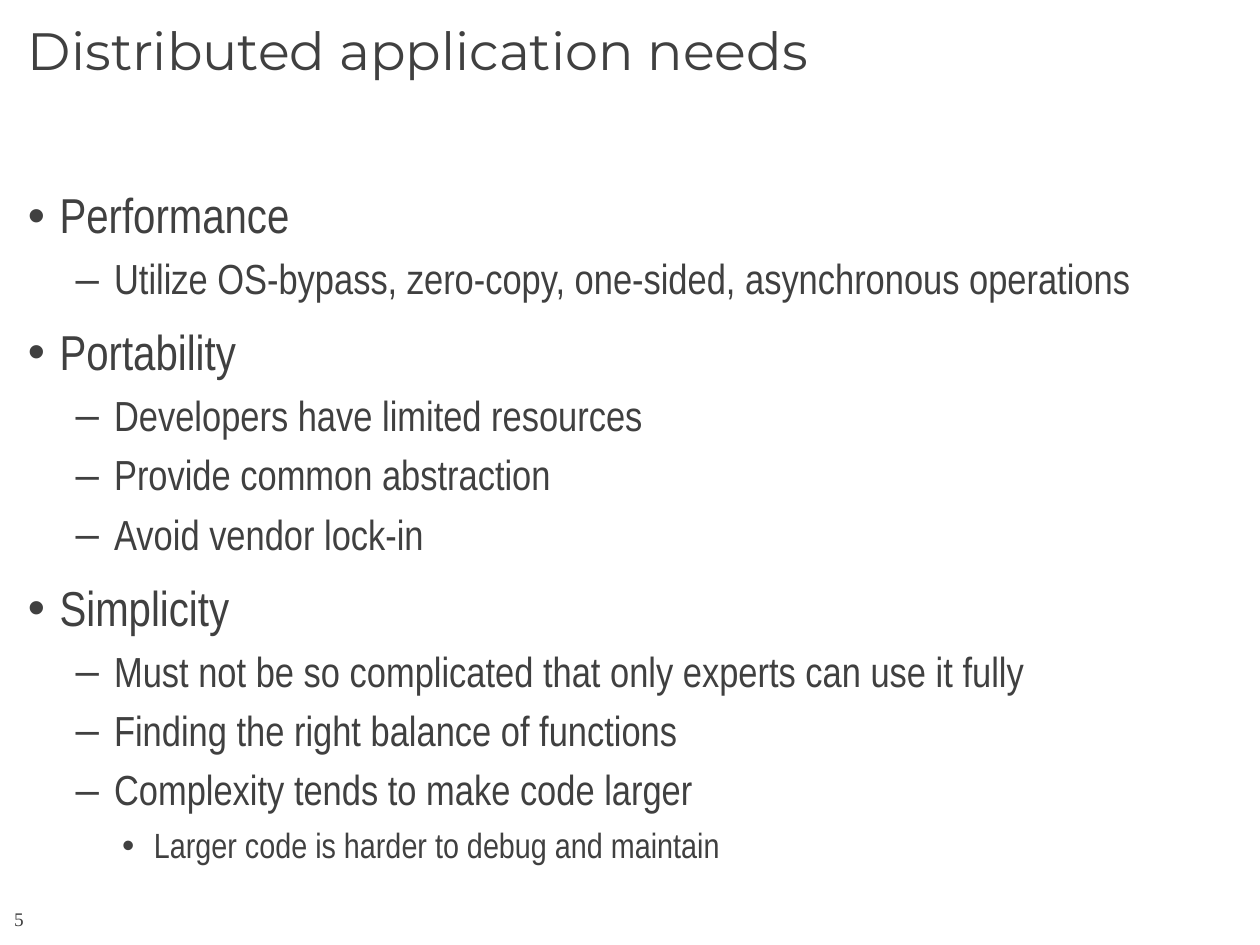
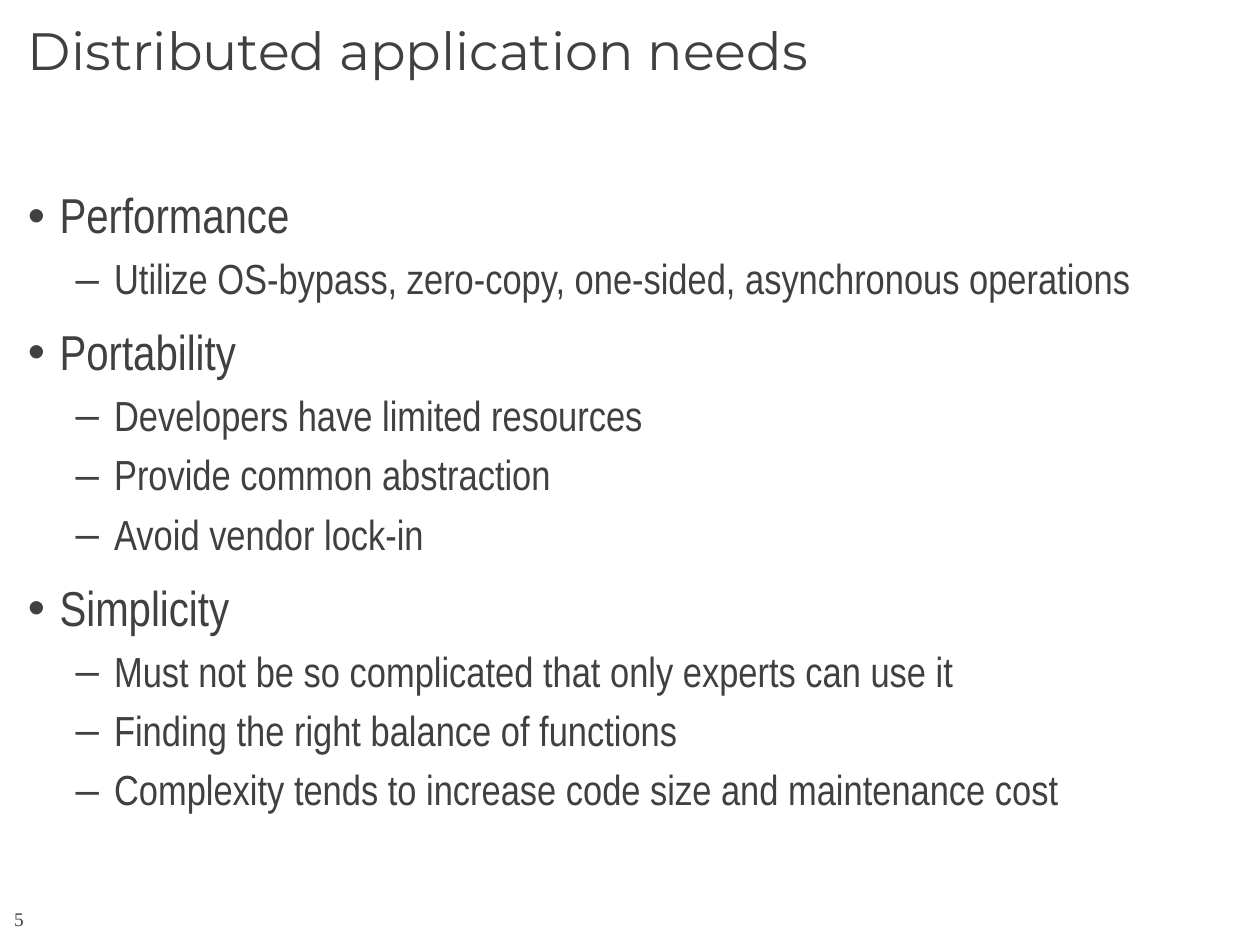
Before and after one commit to CCI/pub, a slide deck: slide 5 of slides/HotI-2011/2011-HotI-CCI-OLCF.pptx. Drawn at 1260x945 pixels with LibreOffice and Linux fonts; fonts in the diff are those of the drawing; background and template pictures are left out. Boxes give left, top, right and bottom in pixels: in the first picture for what was removed or moved away, otherwise in the second. Text is boxed around its words. In the diff, an @@ line names an element or a change of style, - is before the commit and + after.

```diff
--- a/slides/HotI-2011/2011-HotI-CCI-OLCF.pptx
+++ b/slides/HotI-2011/2011-HotI-CCI-OLCF.pptx
@@ text at bbox=[114, 656, 953, 695]: text changed @@
-  – Must not be so complicated that only experts can use it fully
+  – Must not be so complicated that only experts can use it
@@ text at bbox=[114, 774, 1058, 814]: text changed; size 20 to 24 pt @@
-  – Complexity tends to make code larger
-    • Larger code is harder to debug and maintain
+  – Complexity tends to increase code size and maintenance cost
```
Also in this commit, not shown: 7 other slides changed.
